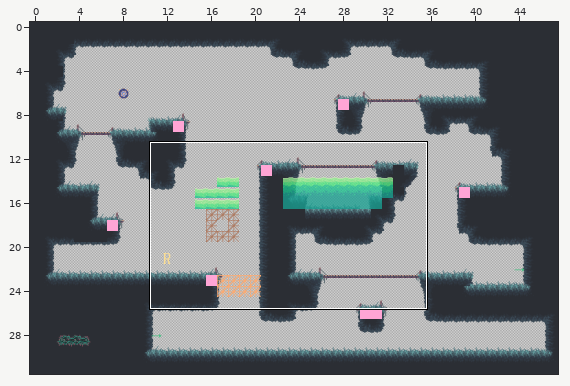
Tiled map -- untitled2.tmx. Above, an overview of the earlier version with the close-up marked.
Close-up. Old version:
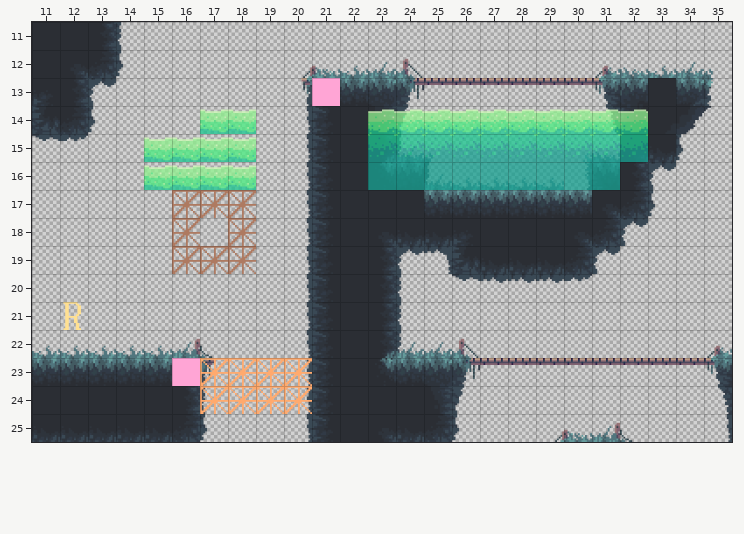
Cells are 160x160 px. Shown: x 11..35, y 11..25.
The result:
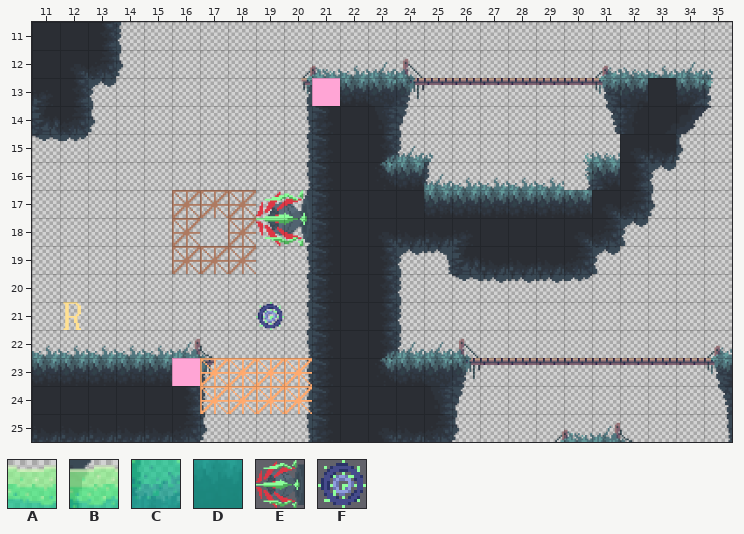
Key: from "Acid": A 0, B 3, C 5, D 8; from "Turrets": E 10; from "act-Sheet": F 2.
_ is an empty cell.
Tiles replaced or removed in this view: A, B, C, D.
Tiles of an added or newly shown layer are drawn over the layers below it.
See-through tiles are keyed as they look on the map.
Diff:
Changed rows in their new state; . is an unchanged cell.
Layer "Barbs":
first column x 15:
14 ..__....__________
15 ____....__________
16 ____...._________.
Layer "Actuators":
first column x 19:
21 F
Layer "Turrets" (added):
first column x 19:
18 E
Where, in picture pixels (left, top, right, bottom), the same in both close-ups:
changed: (144, 109, 312, 246)
removed: (368, 109, 648, 190)
added: (256, 302, 284, 330)
